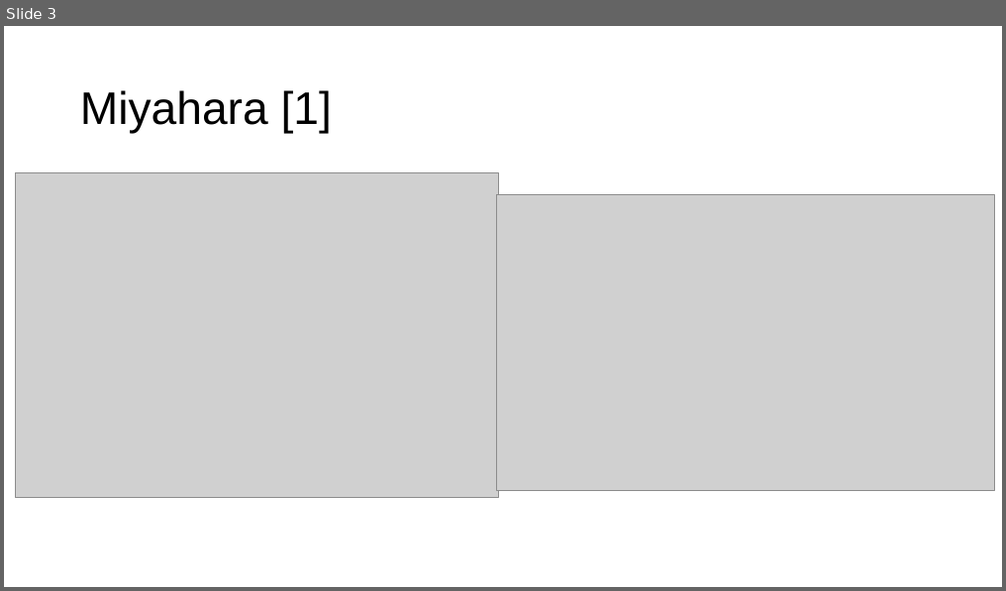
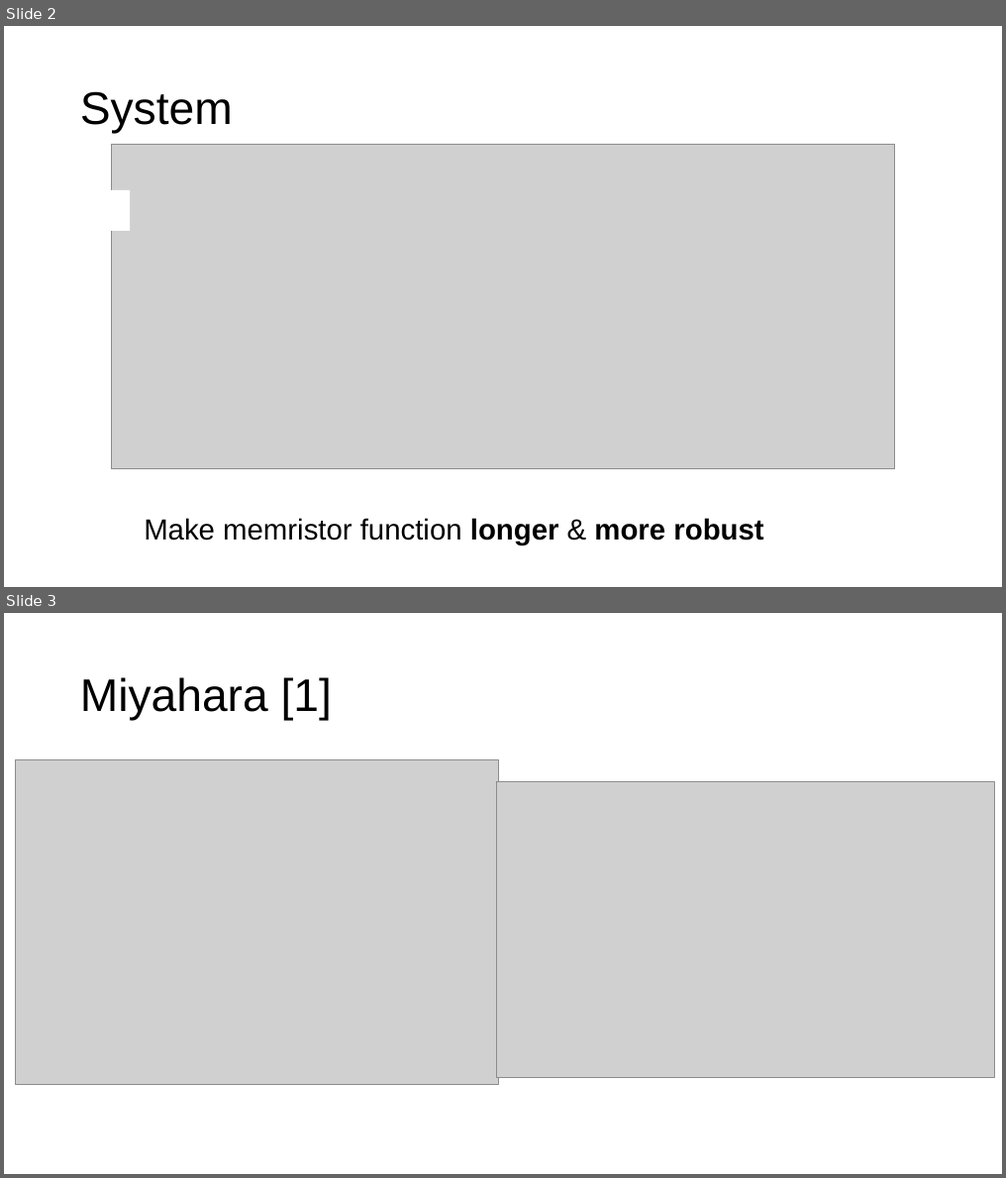
Before and after one commit to Junzhe-Chen/my-presentations, a slide deck: source-files/Oct-2026-bristol-mm-group.pptx. Shown one above the other, each under a label of ours: slide 3 before the commit, slides 2 and 3 after it. The pictures are 1006x591 and 1006x1178 pixels, drawn with LibreOffice and Linux fonts; fonts in the diff are those of the drawing; grey boxes stand for pictures. Boxes give left, top, right and bottom in pixels: in the first picture for what was removed or moved away, otherwise in the second. Text is boxed around its words. In the diff, an @@ line names an element or a change of style, - is before the commit and + after.

```diff
--- a/source-files/Oct-2026-bristol-mm-group.pptx
+++ b/source-files/Oct-2026-bristol-mm-group.pptx
@@ slide 2 added at (4, 26, 1002, 587), background #FFFFFF @@
@@ title added at (80, 91, 233, 134), 44 pt, text #000000 @@
+System
@@ picture added at (111, 144, 895, 470) @@
@@ rectangle added at (73, 190, 131, 230), fill #FFFFFF @@
@@ text added at (144, 518, 763, 546), 28 pt, text #000000 @@
+Make memristor function longer & more robust
```
Also in this commit, not shown: 4 slides changed, 2 other slides added, 2 slides removed, 3 other files.
